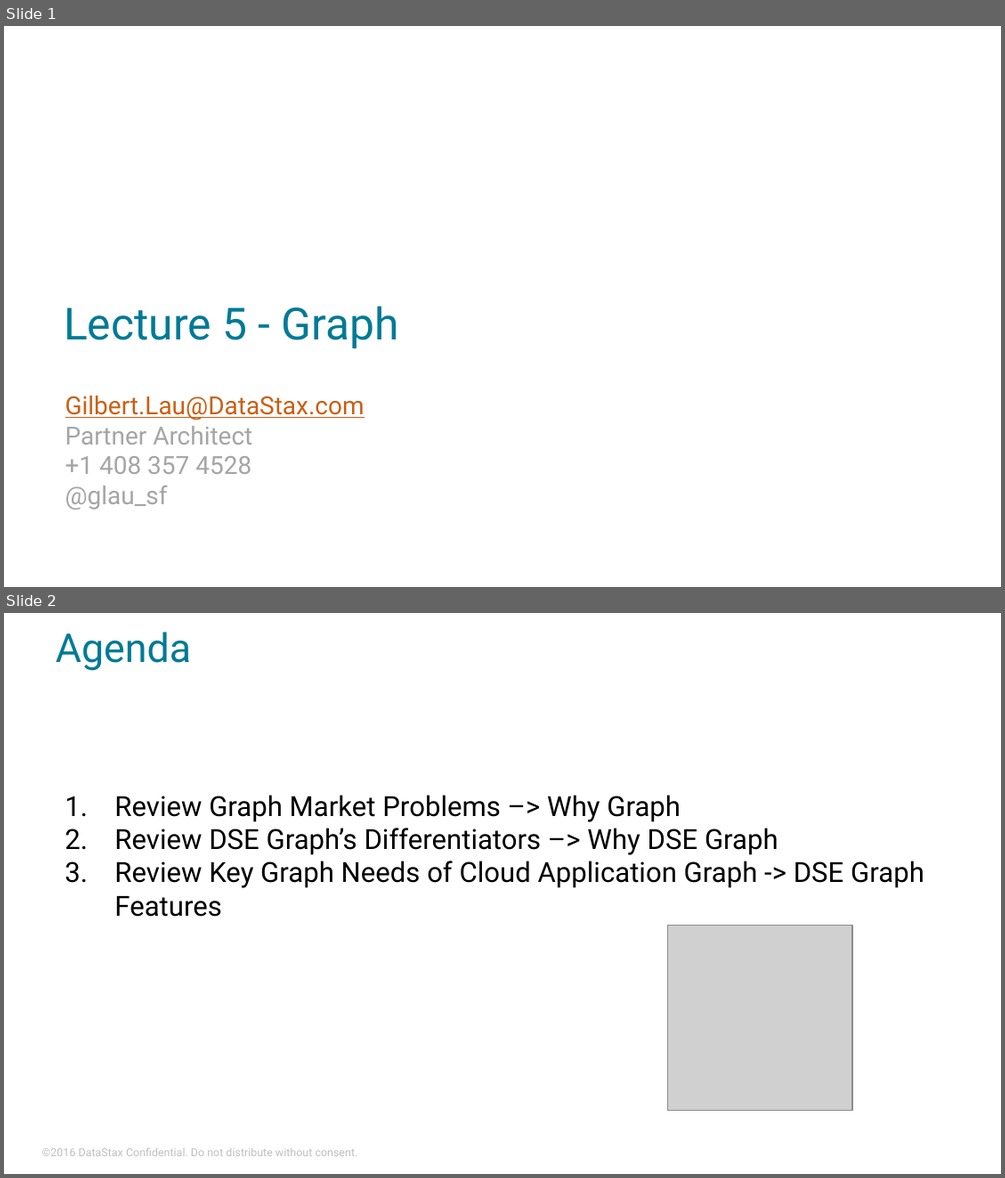
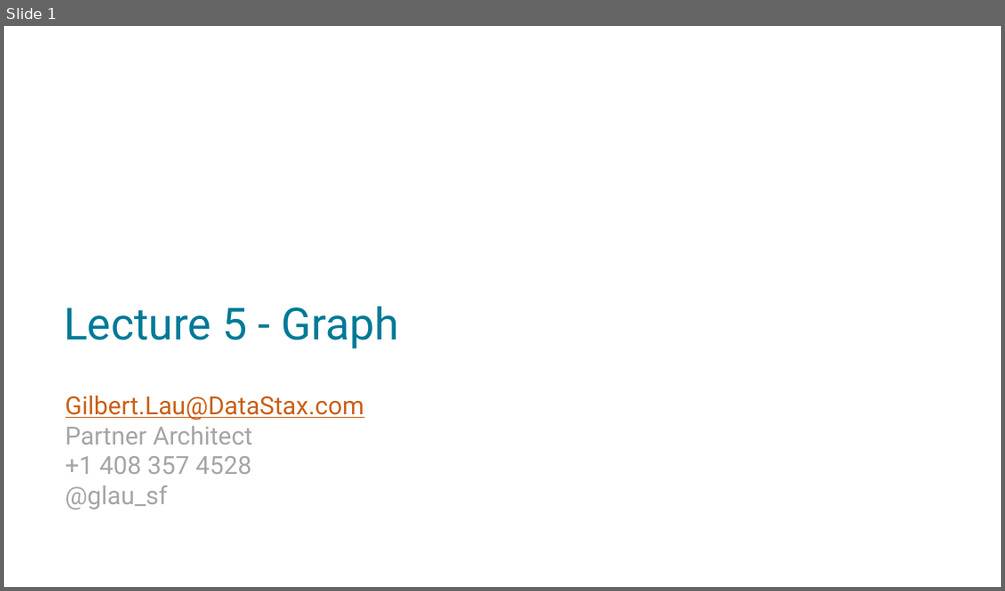
Before and after one commit to DSPN/DataStaxDay, a slide deck: lectures/Lecture 5 - Graph.pptx. Shown one above the other, each under a label of ours: slides 1 and 2 before the commit, slide 1 after it. The pictures are 1005x1178 and 1005x591 pixels, drawn with LibreOffice and Linux fonts; fonts in the diff are those of the drawing; grey boxes stand for pictures; background and template pictures are left out. Boxes give left, top, right and bottom in pixels: in the first picture for what was removed or moved away, otherwise in the second. Text is boxed around its words. In the diff, an @@ line names an element or a change of style, - is before the commit and + after.

```diff
--- a/lectures/Lecture 5 - Graph.pptx
+++ b/lectures/Lecture 5 - Graph.pptx
@@ slide 2 removed at [4, 613, 1001, 1174], background #FFFFFF @@
@@ title removed at [56, 632, 191, 671] @@
-Agenda
@@ text removed at [114, 795, 924, 916] @@
-1. Review Graph Market Problems –> Why Graph
-2. Review DSE Graph’s Differentiators –> Why DSE Graph
-3. Review Key Graph Needs of Cloud Application Graph -> DSE Graph Features
@@ picture removed at [667, 925, 852, 1111] @@
@@ text removed at [42, 1148, 358, 1156] @@
-©2016 DataStax Confidential. Do not distribute without consent.
```
Also in this commit, not shown: 1 other slide removed.
